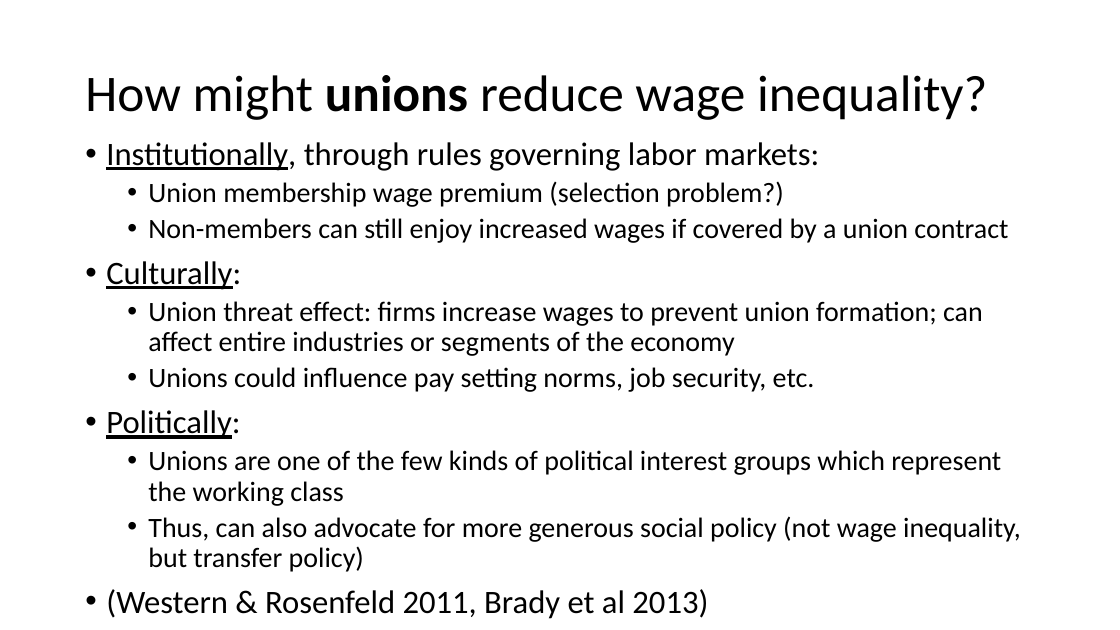
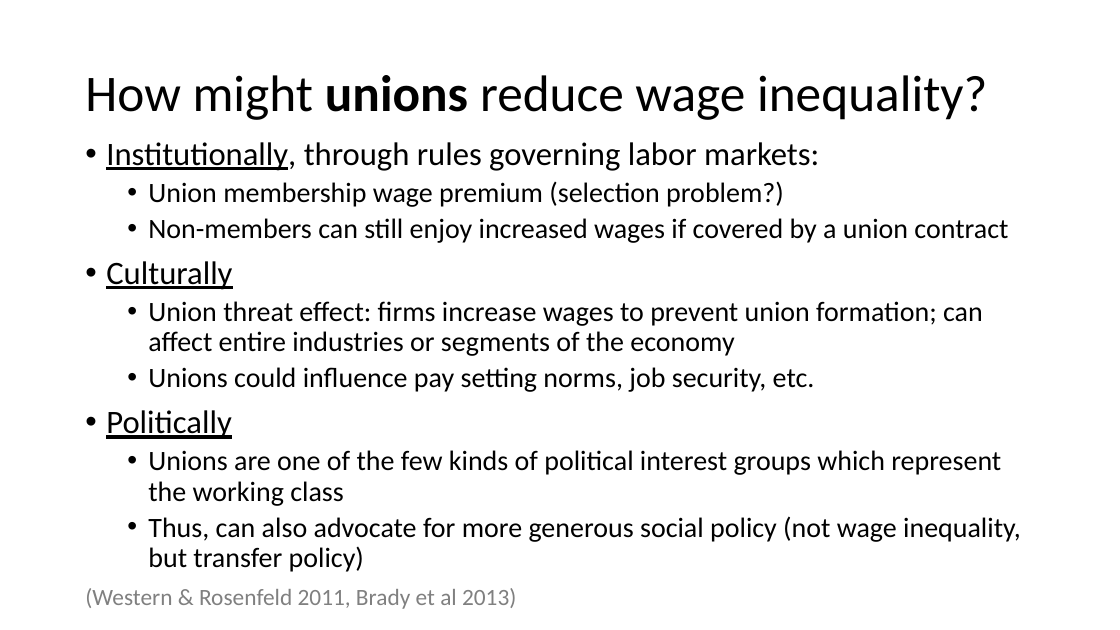
Before and after one commit to kpukelis/kpukelis-website, a slide deck: slide 43 of files/2022_API_102a_Section_03_answers_excerpt.pptx. Drawn at 1120x630 pixels with LibreOffice and Linux fonts; fonts in the diff are those of the drawing. Boxes give left, top, right and bottom in pixels: in the first picture for what was removed or moved away, otherwise in the second. Text is boxed around its words. In the diff, an @@ line names an element or a change of style, - is before the commit and + after.

```diff
--- a/files/2022_API_102a_Section_03_answers_excerpt.pptx
+++ b/files/2022_API_102a_Section_03_answers_excerpt.pptx
@@ text at <box>106,261,232,290</box>: text changed @@
-• Culturally:
+• Culturally
@@ text at <box>106,410,231,439</box>: text changed @@
-• Politically:
+• Politically
@@ text at <box>85,588,516,609</box>: size 28 to 20 pt, text colour #000000 to #808080 in "(Western & Rosenfeld 2011, Brady et al ..."; bullet • to none @@
```
Also in this commit, not shown: 11 other slides changed, 3 other files.
